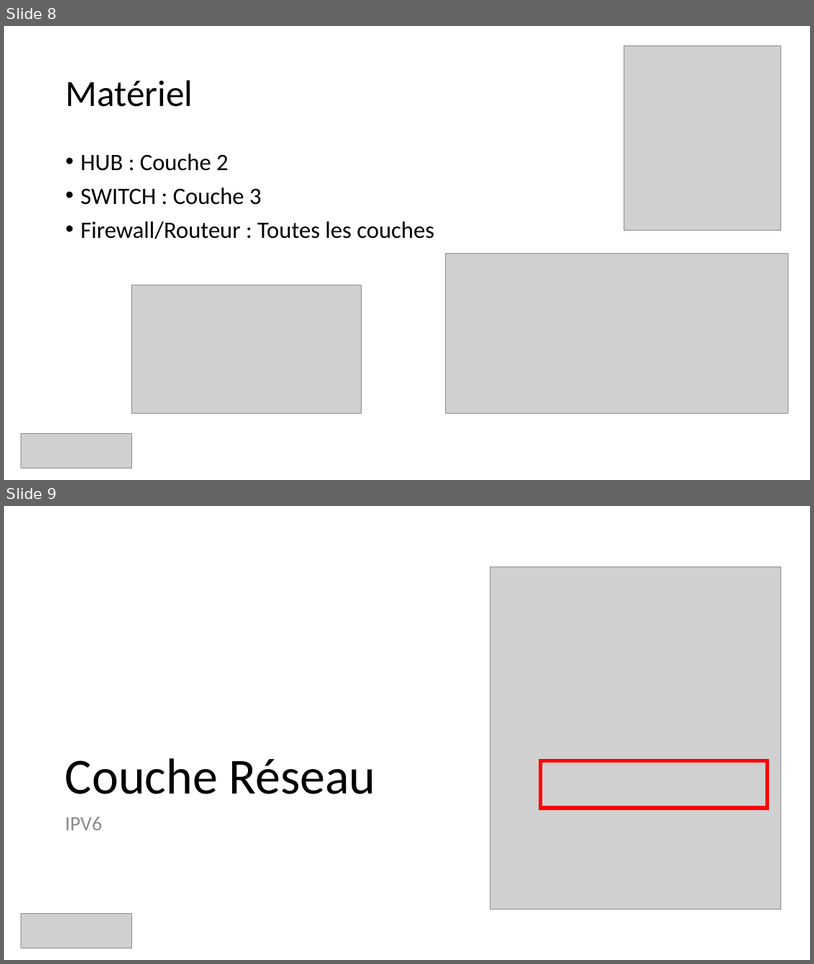
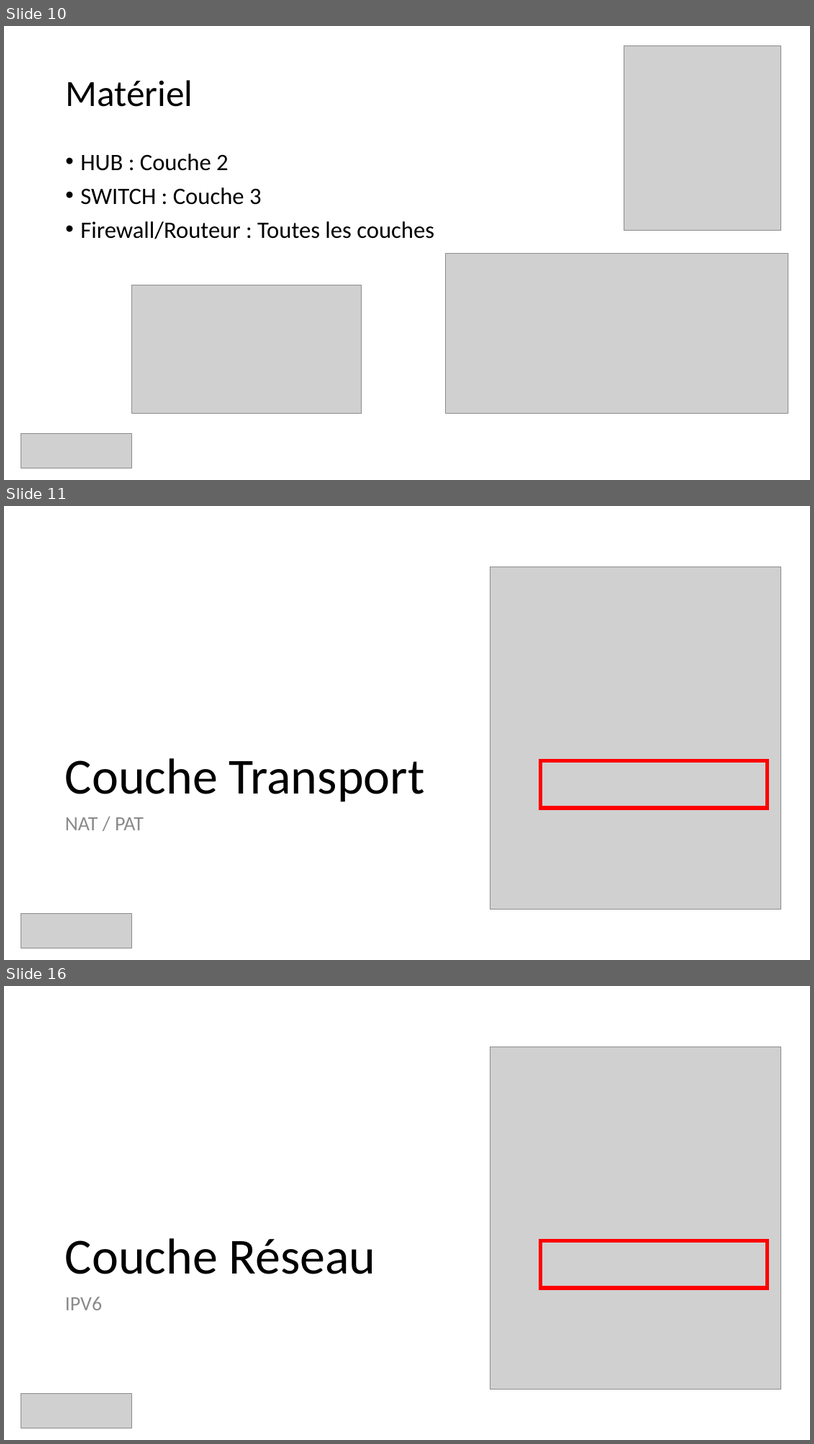
Before and after one commit to guillaume-rico/reseaux_informatiques, a slide deck: 01_CM/CM3 Réseaux Informatiques.pptx. Shown one above the other, each under a label of ours: slides 8 and 9 before the commit, slides 10, 11 and 16 after it; the slides between them are not shown. The pictures are 814x964 and 814x1444 pixels, drawn with LibreOffice and Linux fonts; fonts in the diff are those of the drawing; grey boxes stand for pictures. Boxes give left, top, right and bottom in pixels: in the first picture for what was removed or moved away, otherwise in the second. Text is boxed around its words. In the diff, an @@ line names an element or a change of style, - is before the commit and + after.

```diff
--- a/01_CM/CM3 Réseaux Informatiques.pptx
+++ b/01_CM/CM3 Réseaux Informatiques.pptx
@@ slide 11 added at (x1=4, y1=506, x2=810, y2=960), background #FFFFFF @@
@@ picture added at (x1=491, y1=567, x2=782, y2=909) @@
@@ title added at (x1=65, y1=758, x2=425, y2=802), 60 pt, text #000000 @@
+Couche Transport
@@ rectangle added at (x1=541, y1=761, x2=768, y2=808), outline #FF0000 4.5 pt @@
@@ text added at (x1=65, y1=817, x2=144, y2=830), 24 pt, text #8C8C8C @@
+NAT / PAT
@@ picture added at (x1=21, y1=913, x2=131, y2=947) @@
@@ what was slide 8 is now slide 10 @@
@@ what was slide 9 is now slide 16 @@
```
Also in this commit, not shown: 9 slides changed, 7 other slides added, 1 slide removed, 2 other files.
